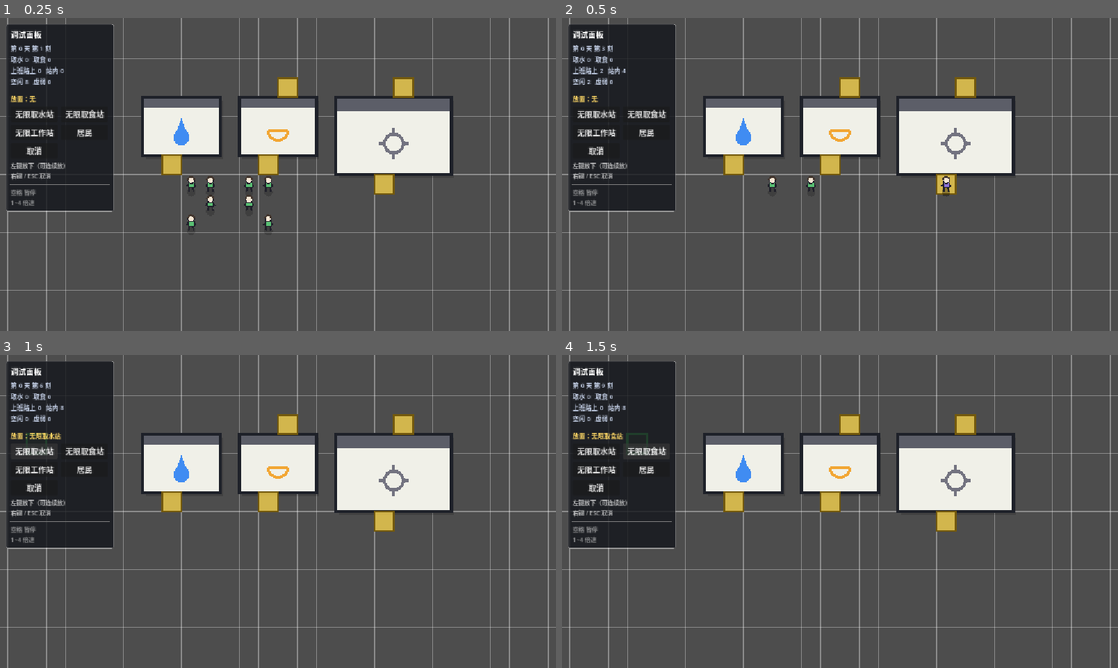
Above: before the commit, frames 1-4 (two rows, left to right).
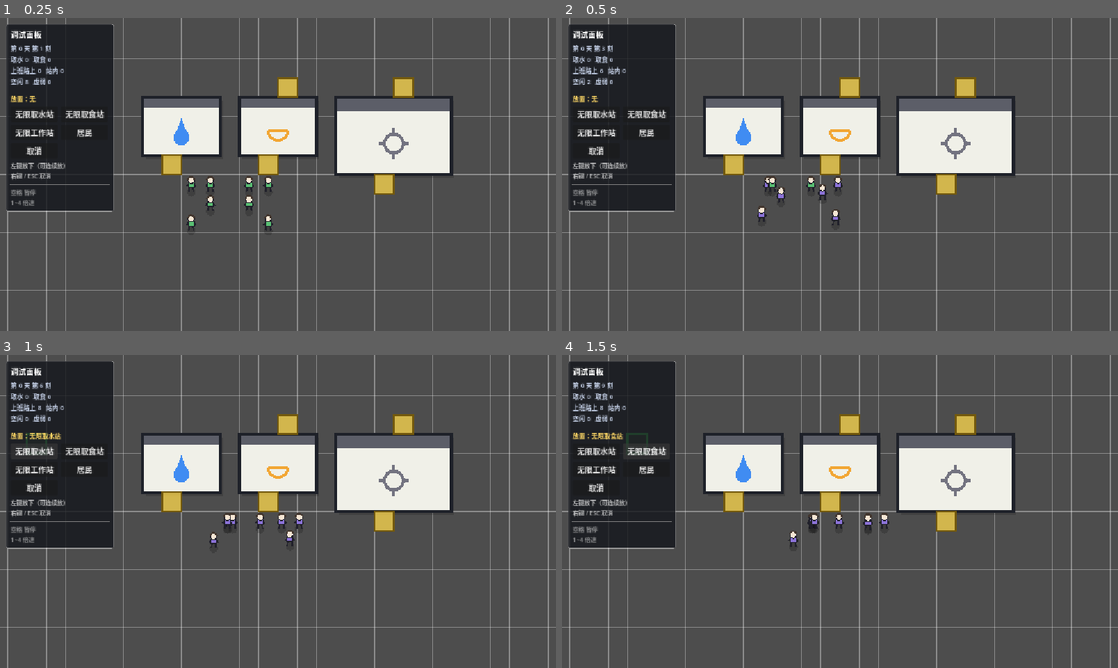
Above: after the commit, the same moments.

Repository: Boring-Coils/new-world
Game: Godot game, scene res://Scenes/TestScene.tscn
The game is run twice, just before and just after one commit, with the same random seed, the same clock (stepped at 60 frames per second) and the same inputs.
Inputs:
- Up to frame 1 (0.25 s): no input
- Up to frame 2 (0.5 s): no input
- Up to frame 3 (1 s): click "无限取水站" at 0.5 s
- Up to frame 4 (1.5 s): click "无限取食站" at 1.25 s

Frame 1 is identical in both runs. In frame 2, 0.4% of the frame differs, in the area x 6-70%, y 16-67%; in frame 3, 0.4%, in the area x 6-55%, y 16-62%; in frame 4, 0.4%.

Commit message:
feat: 新增居民步行速度相关常量及随机偏移
新增步行每日格数、各年龄段速度倍率常量，添加随机速度偏移变量
修改速度计算逻辑，基于新常量自动换算，实现年龄和随机速度影响

Diff:
--- a/Scripts/Human/Human.gd
+++ b/Scripts/Human/Human.gd
@@ -42,6 +42,17 @@
 ## 改 [constant TickManager.TICKS_PER_DAY] 之后会自动换算成对应的刻数，不用手动改。
 const URGENT_GAME_SECONDS: float = 36.0 * 60.0
 
+## 成年人一天能走多少格。[br]
+## 这个是观感基准，等价于「现实每秒 2.5 格」：一天现实 300 秒 × 2.5 = 750 格。[br]
+## 每刻格数由它除以 [constant TickManager.TICKS_PER_DAY] 得出，所以改每天刻数会自动跟随。
+const WALK_CELLS_PER_DAY: float = 750.0
+
+## 儿童速度倍率（约为成年人的七成）。
+const CHILD_SPEED_SCALE: float = 0.71
+
+## 老年人速度倍率（约为成年人的八成半）。
+const OLD_SPEED_SCALE: float = 0.86
+
 ## 年龄
 @export var age: int = 20
 
@@ -84,9 +95,13 @@
 ## 决策相位：每个人的决策错开，避免全城同一刻一起涌向水站
 var _decision_offset: int = 0
 
+## 随机速度偏移（0.9~1.1），用于模拟不同居民的速度差异
+var _random_speed_offset: float = 1.0
+
 
 func _ready() -> void:
 	_decision_offset = randi() % DECISION_INTERVAL
+	_random_speed_offset = 0.9 + randf() * 0.2
 	TickManager.register_human(self)
 	queue_redraw()
 
@@ -158,15 +173,15 @@
 
 
 ## 每刻能走几格。[br]
-## 换算：米/秒 × 每刻的游戏秒数 = 米/刻 = 格/刻（1 格 = 1 米）。
+## 由 [constant WALK_CELLS_PER_DAY] 除以 [constant TickManager.TICKS_PER_DAY] 得出，改每天刻数会自动跟随。
 func get_speed_cells_per_tick() -> float:
-	var meters_per_second := 1.4  # 成年人正常步行
+	var scale := 1.0
 	match age_status:
 		GlobalEnum.AgeStatus.CHILD:
-			meters_per_second = 1.0
+			scale = CHILD_SPEED_SCALE
 		GlobalEnum.AgeStatus.OLD:
-			meters_per_second = 1.2
-	return meters_per_second * TickManager.GAME_SECONDS_PER_TICK
+			scale = OLD_SPEED_SCALE
+	return (WALK_CELLS_PER_DAY * scale / float(TickManager.TICKS_PER_DAY)) * _random_speed_offset
 
 
 ## 按当前的消耗速度，这些水还能撑多少刻
